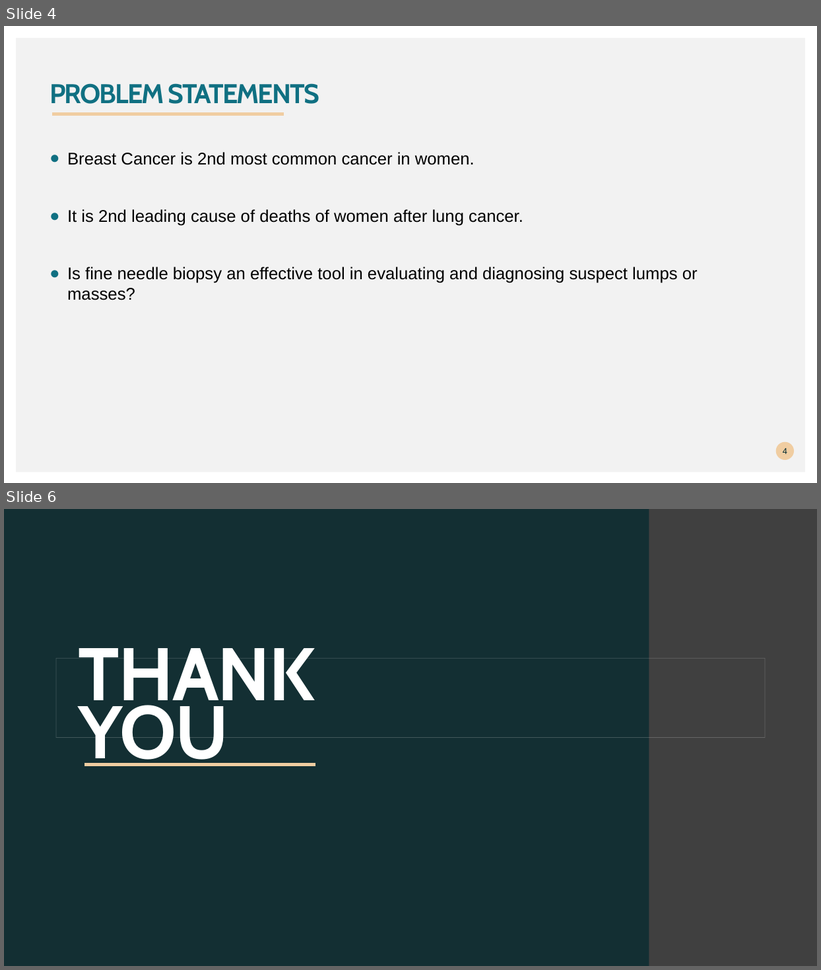
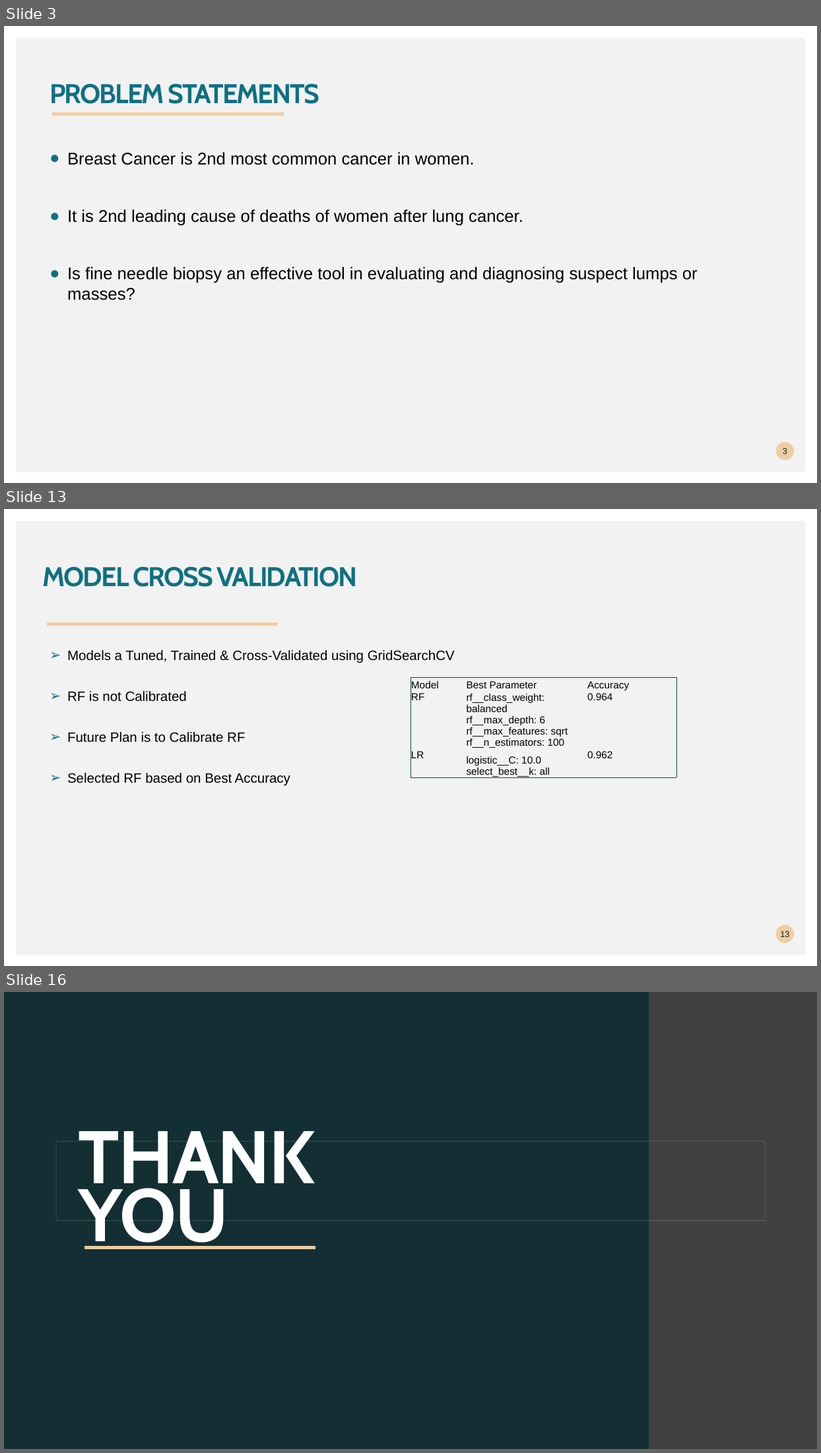
Before and after one commit to saurabhbiswas1985/Predictive-Analytics-Project, a slide deck: Breast cancer prediction.pptx. Shown one above the other, each under a label of ours: slides 4 and 6 before the commit, slides 3, 13 and 16 after it; the slides between them are not shown. The pictures are 821x970 and 821x1453 pixels, drawn with LibreOffice and Linux fonts; fonts in the diff are those of the drawing; background and template pictures are left out. Boxes give left, top, right and bottom in pixels: in the first picture for what was removed or moved away, otherwise in the second. Text is boxed around its words. In the diff, an @@ line names an element or a change of style, - is before the commit and + after.

```diff
--- a/Breast cancer prediction.pptx
+++ b/Breast cancer prediction.pptx
@@ slide 13 added at <box>4,509,817,966</box>, background #FFFFFF; not listed: 1 template element that a slide beside it also shows @@
@@ title added at <box>43,566,357,587</box>, 32 pt, text #107082, bold @@
+MODEL CROSS VALIDATION
@@ freeform shape added at <box>47,621,279,625</box>, outline #F0CDA1 4.32 pt @@
@@ text added at <box>67,650,455,786</box>, 16 pt, text #000000 @@
+➢ Models a Tuned, Trained & Cross-Validated using GridSearchCV
+➢ RF is not Calibrated
+➢ Future Plan is to Calibrate RF
+➢ Selected RF based on Best Accuracy
@@ table added at <box>411,677,677,781</box>, 3 rows, 3 columns @@
+Model | Best Parameter | Accuracy
+RF | rf__class_weight: balanced rf__max_depth: 6 rf__max_features: sqrt rf__n_estimators: 100 | 0.964
+LR | logistic__C: 10.0 select_best__k: all | 0.962
@@ page number added at <box>776,925,795,944</box>, fill #F0CDA1, 10 pt, text #00292E @@
+13
@@ what was slide 4 is now slide 3 @@
@@ page number at <box>783,448,787,454</box>: text changed @@
-4
+3
@@ what was slide 6 is now slide 16 @@
```
Also in this commit, not shown: 2 slides changed, 10 other slides added, 1 slide removed, 1 other file.
